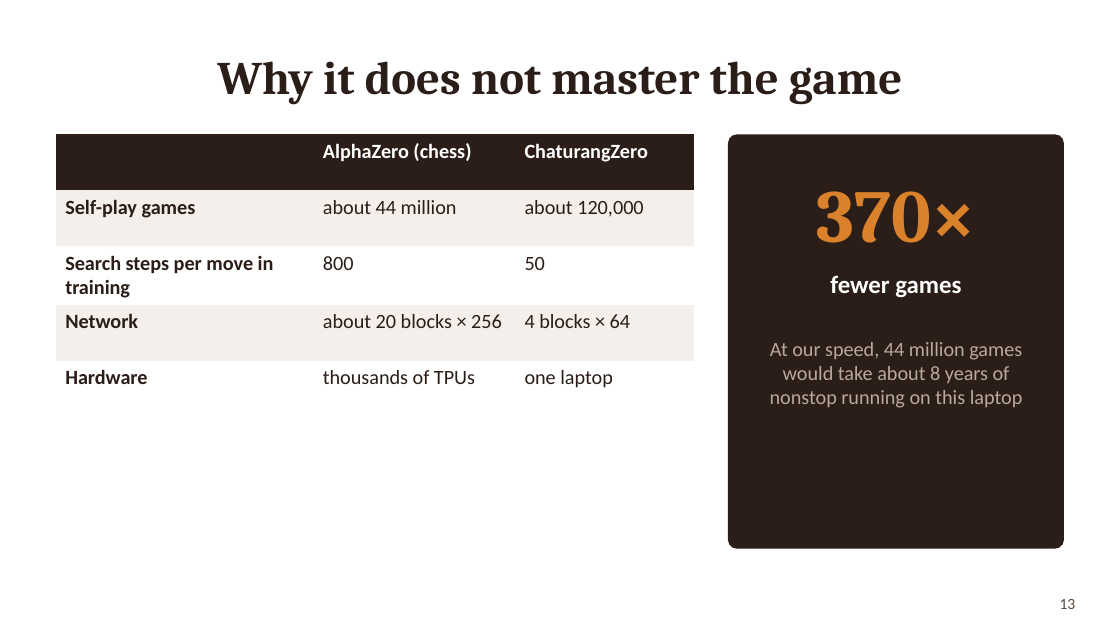
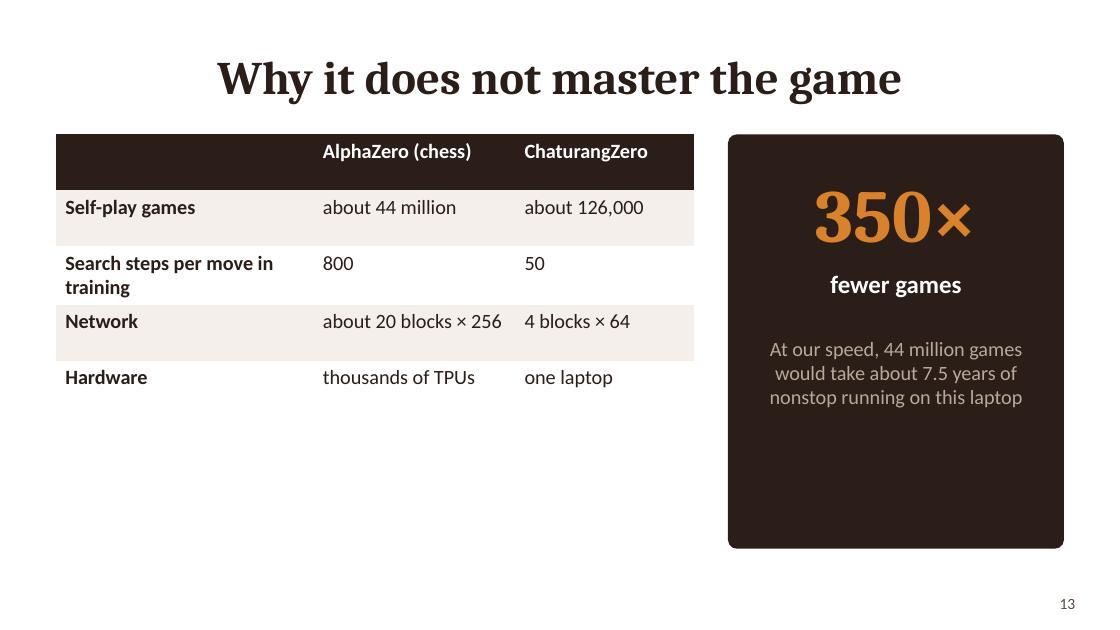
Before and after one commit to f20241463-cmd/CS-F407-chaturanga, a slide deck: slide 13 of report/ChaturangZero_Slides.pptx. Drawn at 1120x630 pixels with LibreOffice and Linux fonts; fonts in the diff are those of the drawing. Boxes give left, top, right and bottom in pixels: in the first picture for what was removed or moved away, otherwise in the second. Text is boxed around its words. In the diff, an @@ line names an element or a change of style, - is before the commit and + after.

```diff
--- a/report/ChaturangZero_Slides.pptx
+++ b/report/ChaturangZero_Slides.pptx
@@ table at (56, 134, 694, 392) @@
-row 2, column 3: about 120,000
+row 2, column 3: about 126,000
@@ text at (816, 191, 977, 243): text changed @@
-370×
+350×
@@ text at (770, 342, 1023, 408): text changed @@
-At our speed, 44 million games would take about 8 years of nonstop running on this laptop
+At our speed, 44 million games would take about 7.5 years of nonstop running on this laptop
```
Also in this commit, not shown: 3 other slides changed, 24 other files.
